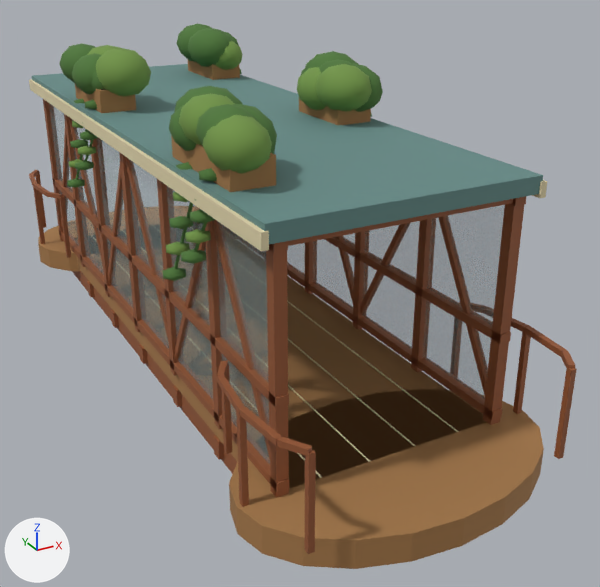
One commit to the glTF model project1/shared/geometry/arboreal/skybridge_8.glb: the scene before it, then after it.
One viewpoint serves both versions: a 50 mm camera at (-4.26, -9.79, 4.91) aimed at (0.64, -0.87, 0.45). Lighting does not change. The marker at lower left points along +X, +Y and +Z. The picture after the commit comes second. Vertices at exactly the same position are counted once.

Before the edit, the objects in view are built like this:
```python
me_skybridge = bpy.data.meshes.new('skybridge')
me_skybridge.from_pydata(...)  # 2464 vertices, 4216 faces; spans x -1.75..1.75, y -5.15..5.15, z -0.55..3.53
# faces by material slot: [912, 212, 144, 12, 1856, 48, 72, 960]
me_skybridge.materials.append(mat_bridge_rust_frame)  # brown #955733
me_skybridge.materials.append(mat_bridge_timber)  # brown #a67949
me_skybridge.materials.append(mat_bridge_glazing)  # greyish cyan #9bb9bb
me_skybridge.materials.append(mat_bridge_roof)  # cyan #658b87
me_skybridge.materials.append(mat_bridge_planting)  # dark green #4f7839
me_skybridge.materials.append(mat_bridge_planter_soil)  # brown #423f2c
me_skybridge.materials.append(mat_bridge_pale_trim)  # beige #e4d7ae
me_skybridge.materials.append(mat_bridge_new_leaf)  # green #729546
ob_skybridge = bpy.data.objects.new('skybridge', me_skybridge)
ob_skybridge.location = (0.0, 0.0, 0.0)
```
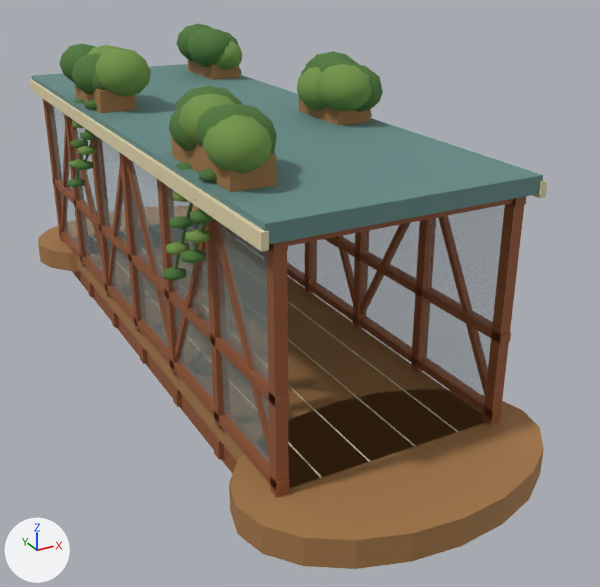
Patch to the scene script:
```diff
--- a/project1/shared/geometry/arboreal/skybridge_8.glb.py
+++ b/project1/shared/geometry/arboreal/skybridge_8.glb.py
@@ me_skybridge @@
 # used by ob_skybridge; location = (0.0, 0.0, 0.0)
-me_skybridge.from_pydata(...)  # 2464 vertices, 4216 faces; spans x -1.75..1.75, y -5.15..5.15, z -0.55..3.53
+me_skybridge.from_pydata(...)  # 2240 vertices, 3880 faces; spans x -1.75..1.75, y -5.15..5.15, z -0.55..3.53
+# me_skybridge part 1: 28 loose pieces with 224 vertices, spanning x -1.7..1.7, y -4.88..4.88, z 0.0..1.05, are deleted
 me_skybridge.materials.append(mat_bridge_rust_frame)
```

Location of each change, (x1, y1, x2, y2) in pixels of the pictures (600 x 587 px):
'skybridge', reshaped
    before: (29, 24, 577, 569)
    after: (29, 24, 547, 569)
part 1 of me_skybridge, deleted
    before: (29, 170, 577, 554)
